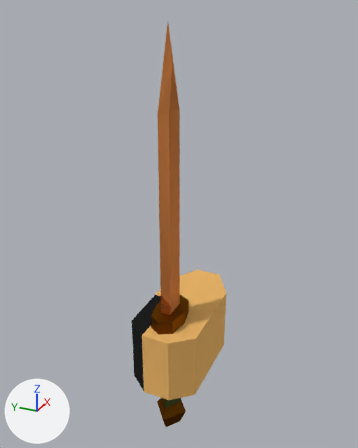
A saved change to the Blender file Assets/Player/Hand Model.blend.
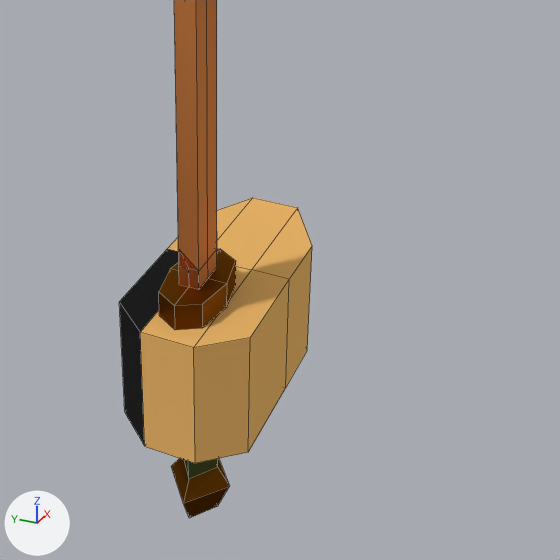
There are two pictures of each version: one whole from a 50 mm camera at (-1.075, -0.511, 0.946) aimed at (0.111, 0.023, 0.353), one close up on the part from 20% to 97% of the width and 38% to 100% of the height. The axes (+X, +Y, +Z) are drawn at lower left. The lights are the same throughout. The close-ups show mesh edges as thin lines.

The first close-up shows 'Dagger Blade', 'Dagger Handle', 'Hand'.
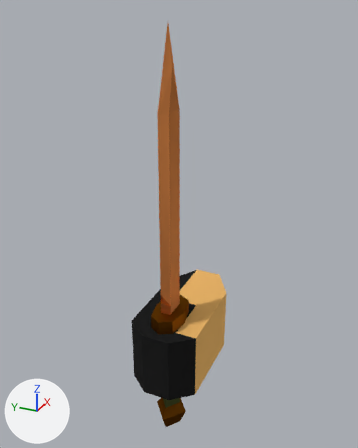
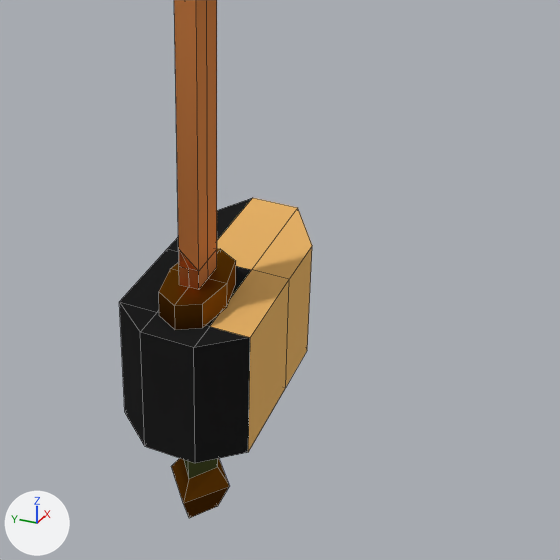
What differs and where, as boxes (x1, y1, x2, y2) in the close-ups (560 x 560 px):
part 1 of me_cube, built on
    both: (119, 249, 289, 348)
part 2 of me_cube, recoloured (orange to black)
    both: (140, 198, 252, 463)

Edits to the bpy script that builds the scene:
```text
Change me_cube:
    used by ob_hand; location = (0.0, 0.0, 0.0)
    remove me_cube.from_pydata(...)  # 24 vertices, 22 faces; spans x -0.1..0.3, y -0.1..0.1, z -0.1..0.1
    add me_cube.from_pydata(...)  # 28 vertices, 28 faces; spans x -0.1..0.3, y -0.1..0.1, z -0.1..0.1
    me_cube part 1
    6 faces are deleted
    4 vertices are added at (-0.05, 0.04, -0.1), (-0.05, -0.04, -0.1), (-0.05, -0.04, 0.1), (-0.05, 0.04, 0.1)
    10 new faces join them, mat_glove (black #202020)
    2 new faces join them, mat_skin (orange #e7b569)
    me_cube part 2: 6 faces spanning x -0.1..0.3, y -0.1..0.1, z -0.1..0.1 switch from mat_skin (orange #e7b569) to mat_glove (black #202020)
```
